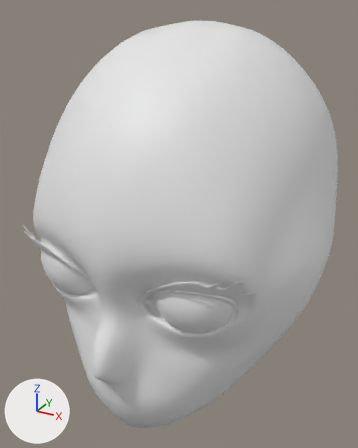
An edit to the Blender file catwoman.blend, drawn before and after from the same camera.
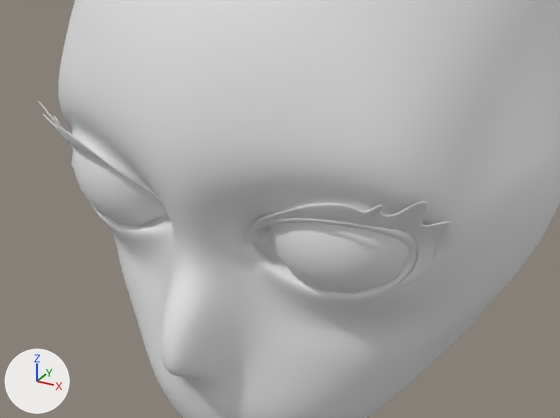
Each version is shown whole from a 50 mm camera at (0.339, -0.684, 4.878) aimed at (-0.019, -0.033, 4.552), then close up on the part from 0% to 89% of the width and 37% to 90% of the height. Every picture has the same lights, and +X, +Y and +Z are marked at lower left.

Objects in the first close-up: 'brows', 'eyes', 'head'.
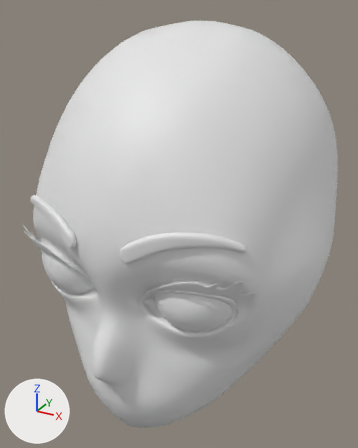
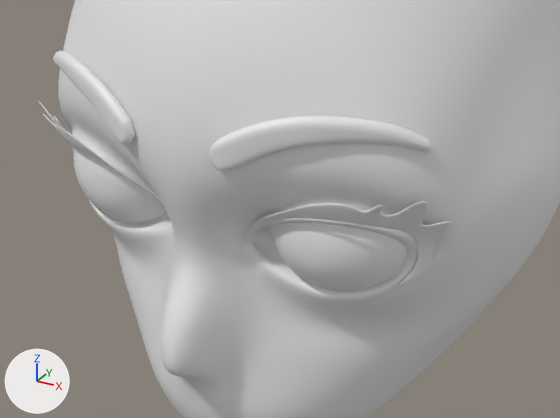
Scene script edits in JSON lines:
```json
{"op": "add", "block": "mat_material_001", "code": ["mat_material_001 = principled_material('Material.001')", "mat_material_001.base_color = (0.8, 0.8, 0.8)  # white #e7e7e7"]}
{"op": "add", "block": "me_plane", "code": ["me_plane = bpy.data.meshes.new('Plane')", "me_plane.from_pydata(...)  # 21 vertices, 12 faces; spans x -0.1653..-0.0329, y 4.6036..4.6496, z 0.2069..0.2735", "me_plane.materials.append(mat_material_001)  # white #e7e7e7"]}
{"op": "add", "block": "ob_eyes", "code": "_m = ob_eyes.modifiers.new('Subdivision', 'SUBSURF')"}
{"op": "add", "block": "ob_plane", "code": ["ob_plane = bpy.data.objects.new('Plane', me_plane)", "ob_plane.location = (0.0, 0.0, 0.0)", "ob_plane.rotation_euler = (1.571, 0.0, 0.0)  # degrees (90, 0, 0)", "_m = ob_plane.modifiers.new('Solidify', 'SOLIDIFY')", "_m = ob_plane.modifiers.new('Bevel', 'BEVEL')", "_m.segments = 2", "_m = ob_plane.modifiers.new('Subdivision', 'SUBSURF')", "_m.levels = 2", "_m = ob_plane.modifiers.new('Mirror', 'MIRROR')"]}
```

What differs and where, as boxes [x1, y1, x2, y2] in the close-ups (560 x 418 px):
```json
{"object": "eyes", "change": "modifiers changed", "before": [72, 146, 409, 294], "after": [74, 147, 407, 292]}
{"object": "Plane", "change": "added", "after": [53, 50, 432, 171]}
```
